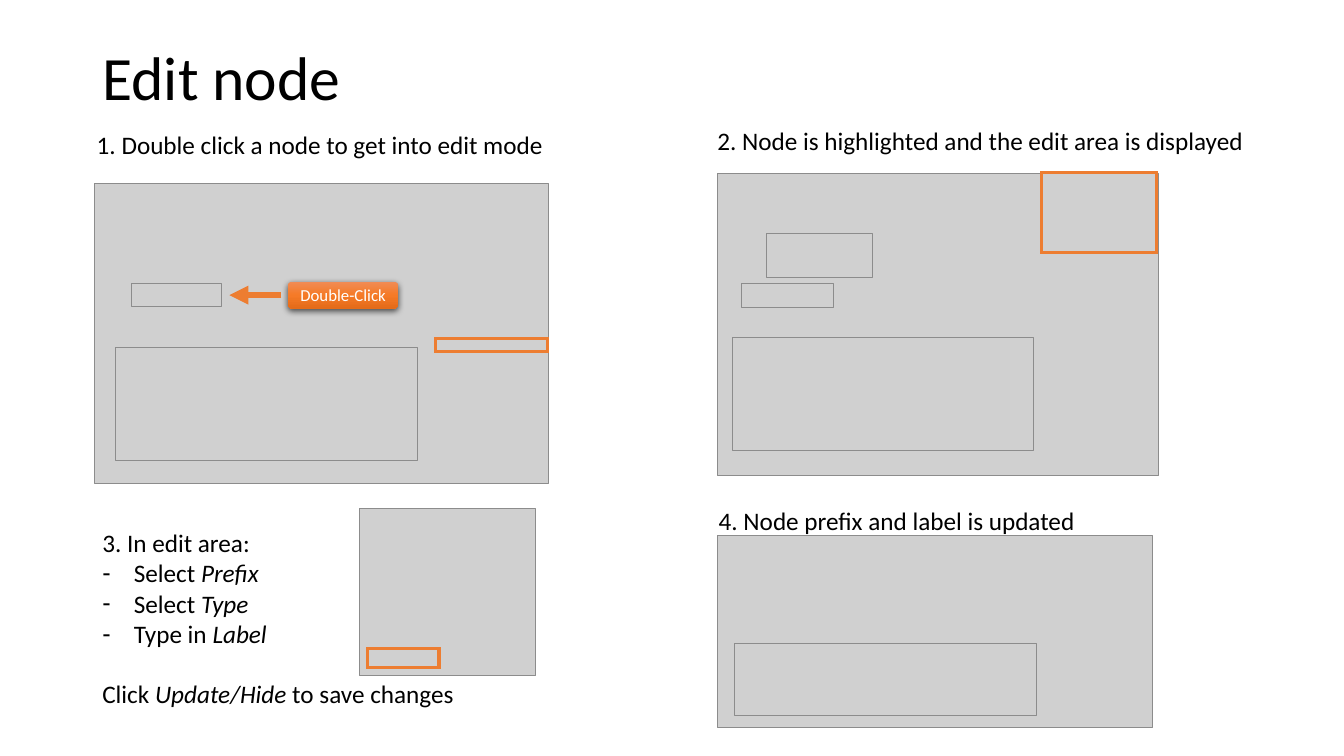
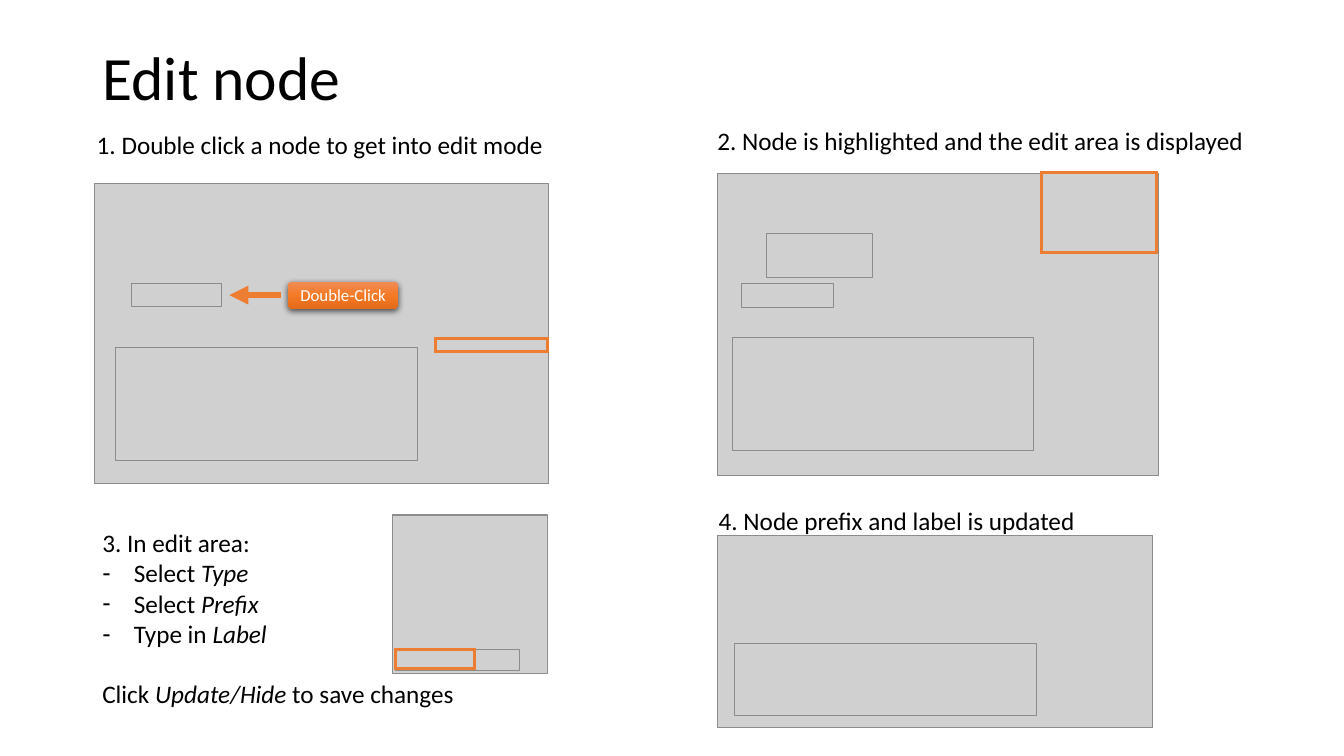
Before and after one commit to phuse-org/LinkedDataWorkshop, a slide deck: slide 6 of EUConnect18/doc/GraphEditor introduction.pptx. Drawn at 1344x756 pixels with LibreOffice and Linux fonts; fonts in the diff are those of the drawing; grey boxes stand for pictures. Boxes give left, top, right and bottom in pixels: in the first picture for what was removed or moved away, otherwise in the second. Text is boxed around its words. In the diff, an @@ line names an element or a change of style, - is before the commit and + after.

```diff
--- a/EUConnect18/doc/GraphEditor introduction.pptx
+++ b/EUConnect18/doc/GraphEditor introduction.pptx
@@ picture: place and size @@
-picture at [360,509,536,677]
+picture at [392,515,548,674]
@@ text at [134,564,248,586]: paragraph added @@
+– Select Type
@@ text at [134,595,248,617]: paragraph removed @@
-– Select Type
@@ rectangle: place and size @@
-rectangle at [367,648,439,667]
+rectangle at [395,650,474,669]
@@ picture added at [396,650,520,671] @@
```
Also in this commit, not shown: 5 other slides changed, 1 other file.
